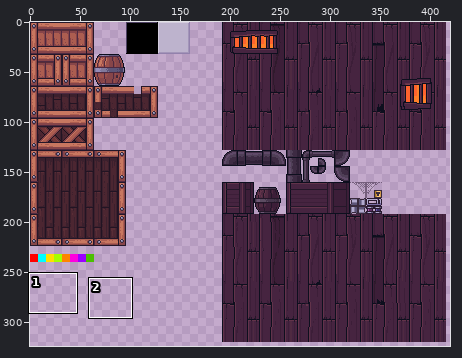
Two versions of one sprite sheet, code/src/GameNook/Content/Nook-Tileset.png. The first picture is a wide view before the edit; the outline marks the close-up.
Close-up. Before the edit:
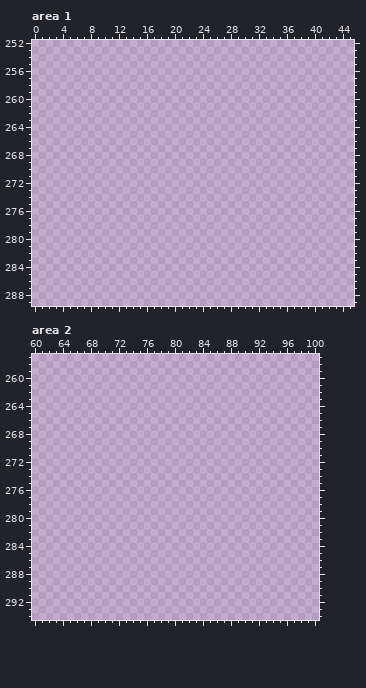
The file is 512x512 pixels. Colours within 5 levels of each other are drawn and written as one. Shown: area 1: x 0..45, y 252..289; area 2: x 60..100, y 257..294. The wide view leaves out empty margins.
After the commit:
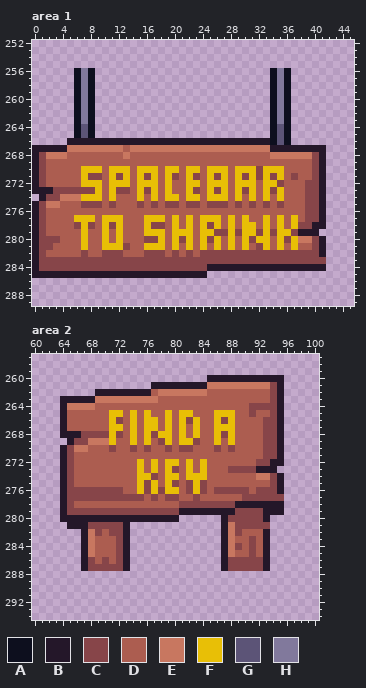
Palette (. is transparent): A #0d0f1e  B #241729  C #874549  D #ac5d50  E #c87760  F #e8bf06  G #5c5477  H #81799c
From old to new:
Changed rows in their new state; - is an unchanged pixel.
Area 1:
first column x 0:
256 ------AHA-------------------------AHA-----
257 ------AHA-------------------------AHA-----
258 ------AHA-------------------------AHA-----
259 ------AHA-------------------------AHA-----
260 ------AHA-------------------------AHA-----
261 ------AHA-------------------------AHA-----
262 ------AHA-------------------------AHA-----
263 ------AHA-------------------------AHA-----
264 ------AGA-------------------------AGA-----
265 ------AGA-------------------------AGA-----
266 -----BBBBBBBBBBBBBBBBBBBBBBBBBBBBBAGA-----
267 BBBBBEEEEEEEEDEEEEEEEEEEEEEEEEEEEEBBBBBBBB
268 BCEEEDDDDDDDDEDDDDDDDDDDDDDDDDDDDDEEEEEECB
269 BCDDDDDDDDDDDDDDDDDDDDDDDDDDDDDDDDDDDDDDCB
270 BCDDDDDFFFDFFFDFFFDFFDFFDFFFDFFFCFFFDDDDCB
271 BCDDDDDFCCDFCFDFCFDFCDFCDFCFDFCFCFCFDCDDCB
272 BCDDDDDFFFDFFFDFFFDFDDFFDFFFDFFFDFFCDDDCCB
273 BBBCCCCCCFDFCCDFCFDFDDFCDFCFDFCFDFCFDDDCCB
274 -BCCEEEFFFDFDDDFDFDFFDFFDFFFDFDFDFDFDDDCCB
275 BCEEDDDCCCDCDDDCDCDCCDCCDCCCDCDCDCDCDDDCCB
276 BCDDDDDDDDDDDDDDDDDDDDDDDDDDDDDDDDDDDDDCCB
277 BCDDDDFFFDFFFDDDFFFDFDFDFFFDFDFDDFDFDFDCCB
278 BCDDDDCFCDFCFDDDFCCDFDFDFCFDFDFFDFDFDFCCBB
279 BCDDDDDFDDFDFDDDFFFDFFFDFFCCFCFFCFCFFCBBB-
280 BCCCDDDFDDFDFDDDCCFDFCFDFCFDFDFCFFDFCFEECB
281 BCCDDDDFDDFFFCDDFFFDFDFDFDFDFDFDCFDFDFDDCB
282 BCDDDDDCDDCCCDDDCCCDCDCDCCCCCCCCCCCCCCCCCB
283 BCCCCCCCCCCCCCCCCCCCCCCCCCCCCCCCCCCCCCCCCC
284 BCCCCCCCCCCCCCCCCCCCCCCCCBBBBBBBBBBBBBBBBB
285 BBBBBBBBBBBBBBBBBBBBBBBBB-----------------
Area 2:
first column x 64:
260 ---------------------BBBBBBBBBBB
261 -------------BBBBBBBBEEEEEEEEECB
262 -----BBBBBBBBDEEEEEEEDDDDDDDDDCB
263 BBBBBEEEEEEEEEDDDDDDDDDDDDDDDDCB
264 BEEEEDDDDDDDDDDDDDDDDDDDDDDCCCCB
265 BDDDDDDFFDFDFDDFDFFDDDFFFDDCDDCB
266 BDDDDDDFCDFDFFDFDFCFDDFCFDDDDCCB
267 BDDDDDDFFDFDFFDFDFDFDDFFFDDDDCCB
268 BBBCCCCFCDFDFCFFDFDFDDFCFDDDDCCB
269 -BCCEEEFDDFDFDCFDFFCDDFDFDDDDCCB
270 BCEEDDDCDDCDCDDCDCCDDDCDCDDDDCCB
271 BCDDDDDDDDDDDDDDDDDDDDDDDDDDDCCB
272 BCDDDDDDDDDFDFDFFDFDFDDDDDDDCCBB
273 BCDDDDDDDDDFDFDFCDFDFDDDCCCCBBB-
274 BCDDDDDDDDDFFCDFFDFFFDDDDDDDEECB
275 BCDDDDDDDDDFCFDFCDCFCDDDDDDDDDCB
276 BCCCCCCCCDDFCFCFFDCFCDCCCCCDCCCB
277 BCCCCCCCCCCCDCDCCDDCDDDDDDCCCCCC
278 BCDDDDDDDDDDDDDDDCCCCCCCCBBBBBBB
279 BCCCCCCCCCCCCCCCCBBBBBBBBCCCCBBB
280 BBBBBBBBBBBBBBBBB------BCCCCCB--
281 -BBBCCCCCB-------------BECCCCC--
282 ---BECDCCB-------------BECDDDB--
283 ---BEDDDCB-------------BEDDCDB--
284 ---BEDDDCB-------------BECDCDB--
285 ---BEDDDCB-------------BEDDCDB--
286 ---BCDCDCB-------------BCCCCCB--
287 ---BCCCCCB-------------BCCCCCB--
Changed places in both close-ups, as pixel boxes (x1, y1, x2, y2):
added: (32, 68, 326, 278)
added: (60, 375, 284, 571)
